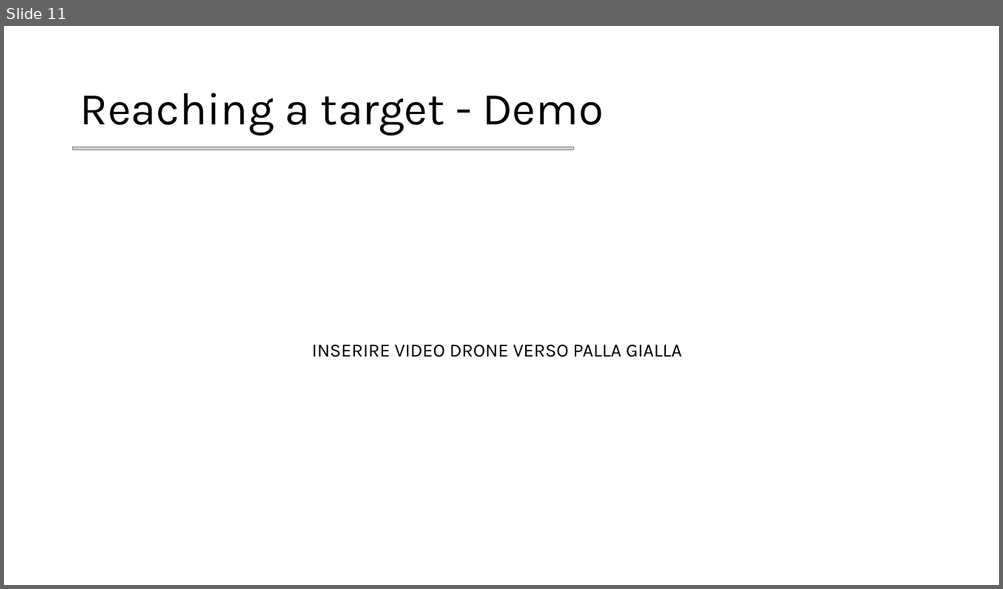
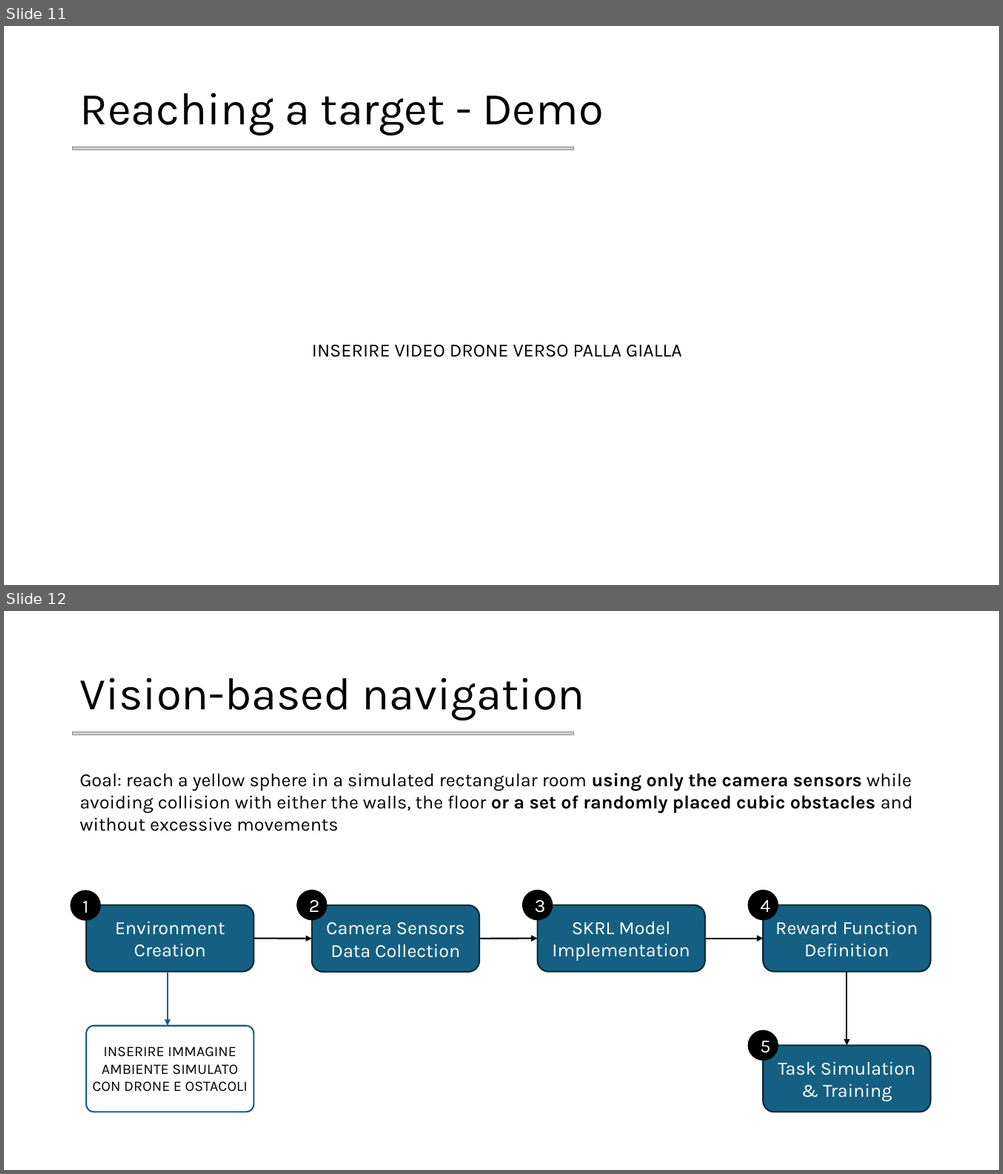
Before and after one commit to mettz/cps-project, a slide deck: Slides.pptx. Shown one above the other, each under a label of ours: slide 11 before the commit, slides 11 and 12 after it. The pictures are 1003x589 and 1003x1174 pixels, drawn with LibreOffice and Linux fonts; fonts in the diff are those of the drawing; grey boxes stand for pictures. Boxes give left, top, right and bottom in pixels: in the first picture for what was removed or moved away, otherwise in the second. Text is boxed around its words. In the diff, an @@ line names an element or a change of style, - is before the commit and + after.

```diff
--- a/Slides.pptx
+++ b/Slides.pptx
@@ slide 12 added at (4,611,999,1170), background #FFFFFF @@
@@ title added at (79,678,585,721), 44 pt, text #000000 @@
+Vision-based navigation
@@ picture added at (73,732,574,735) @@
@@ text added at (79,773,913,832), 18 pt, text #000000 @@
+Goal: reach a yellow sphere in a simulated rectangular room using only the camera sensors while avoiding collision with either the walls, the floor or a set of randomly placed cubic obstacles and without excessive movements
@@ ellipse added at (71,891,100,920), fill #000000, outline #000000 1.5 pt, 18 pt, text #FFFFFF @@
+1
@@ ellipse added at (297,891,327,920), fill #000000, outline #000000 1.5 pt, 18 pt, text #FFFFFF @@
+2
@@ ellipse added at (523,891,552,920), fill #000000, outline #000000 1.5 pt, 18 pt, text #FFFFFF @@
+3
@@ ellipse added at (748,891,778,920), fill #000000, outline #000000 1.5 pt, 18 pt, text #FFFFFF @@
+4
@@ rounded rectangle added at (86,905,253,971), fill #156082, outline #092A39 1.5 pt, 18 pt, text #FFFFFF @@
+Environment Creation
@@ rounded rectangle added at (312,906,479,972), fill #156082, outline #092A39 1.5 pt, 18 pt, text #FFFFFF @@
+Camera Sensors Data Collection
@@ rounded rectangle added at (538,905,705,971), fill #156082, outline #092A39 1.5 pt, 18 pt, text #FFFFFF @@
+SKRL Model Implementation
@@ rounded rectangle added at (762,905,930,971), fill #156082, outline #092A39 1.5 pt, 18 pt, text #FFFFFF @@
+Reward Function Definition
@@ arrow added from (254, 939) to (312, 939), #000000 1.5 pt @@
@@ arrow added from (479, 939) to (538, 939), #000000 1.5 pt @@
@@ arrow added from (705, 939) to (762, 939), #000000 1.5 pt @@
@@ arrow added from (168, 973) to (168, 1026), #156082 1.5 pt @@
@@ arrow added from (846, 972) to (846, 1046), #000000 1.5 pt @@
@@ rounded rectangle added at (86,1026,253,1113), fill #FFFFFF, outline #156082 1.5 pt @@
@@ ellipse added at (748,1031,778,1060), fill #000000, outline #000000 1.5 pt, 18 pt, text #FFFFFF @@
+5
@@ text added at (92,1047,247,1092), 14 pt, text #000000 @@
+INSERIRE IMMAGINE
+AMBIENTE SIMULATO
+CON DRONE E OSTACOLI
@@ rounded rectangle added at (762,1046,930,1113), fill #156082, outline #092A39 1.5 pt, 18 pt, text #FFFFFF @@
+Task Simulation & Training
```
Also in this commit, not shown: 1 slide changed, 5 other slides added.
